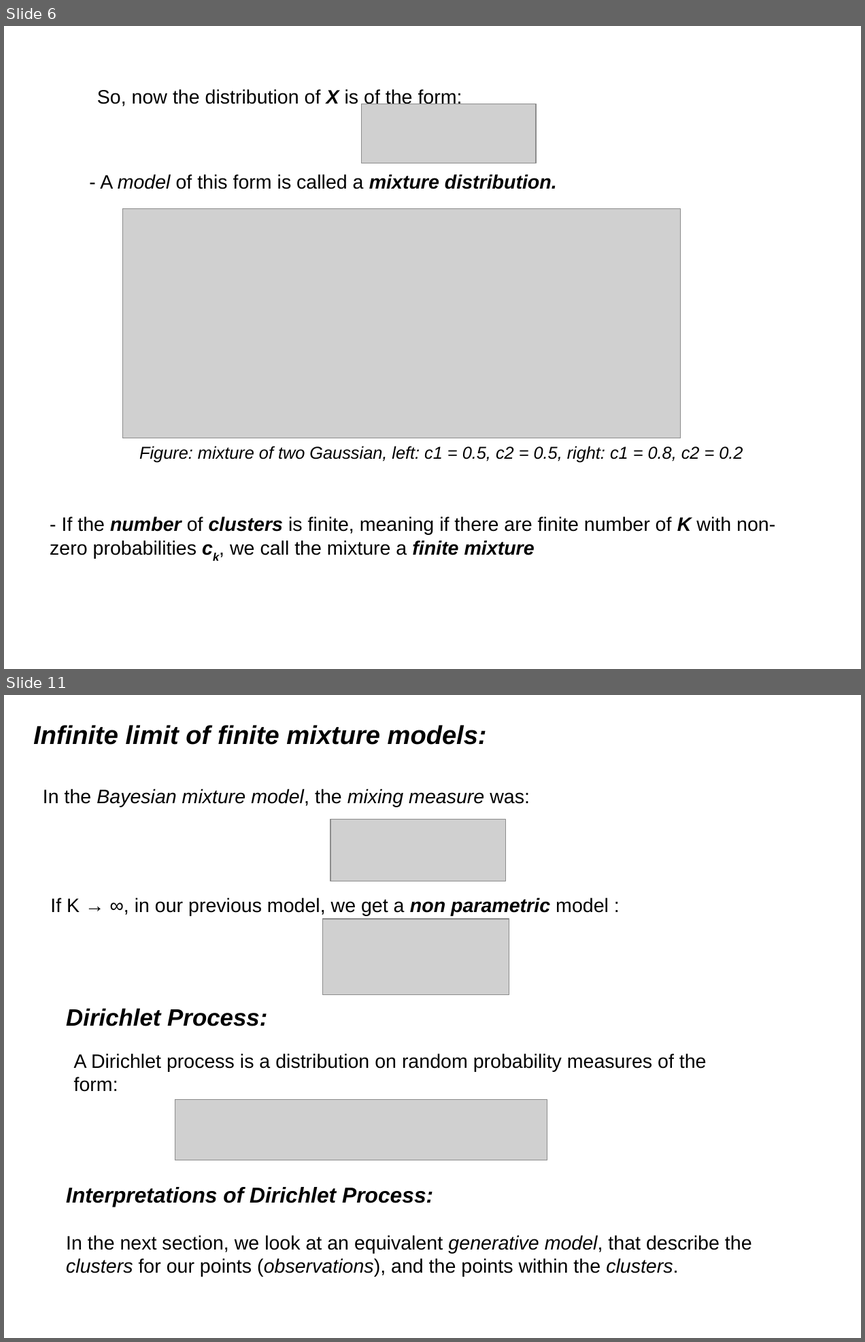
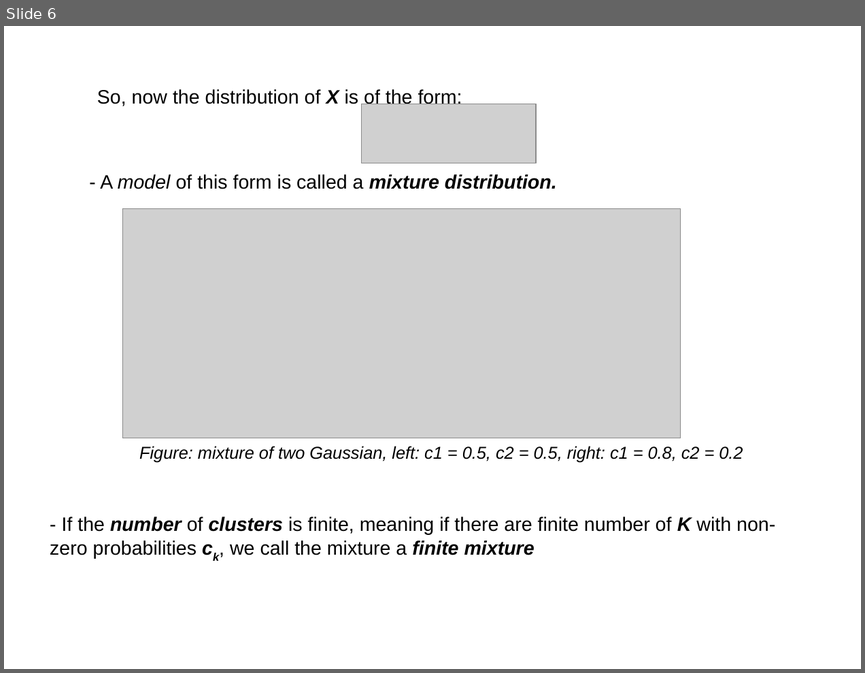
Before and after one commit to afcarl/Dirichlet_Processes, a slide deck: version_2.odp. Shown one above the other, each under a label of ours: slides 6 and 11 before the commit, slide 6 after it; the slides between them are not shown. The pictures are 865x1342 and 865x673 pixels, drawn with LibreOffice and Linux fonts; fonts in the diff are those of the drawing; grey boxes stand for pictures. Boxes give left, top, right and bottom in pixels: in the first picture for what was removed or moved away, otherwise in the second. Text is boxed around its words. In the diff, an @@ line names an element or a change of style, - is before the commit and + after.

```diff
--- a/version_2.odp
+++ b/version_2.odp
@@ slide 11 removed at [4,695,861,1338], background #FFFFFF @@
@@ title removed at [33,725,487,745] @@
-Infinite limit of finite mixture models:
@@ text removed at [43,789,530,807] @@
-In the Bayesian mixture model, the mixing measure was:
@@ picture removed at [330,819,507,881] @@
@@ text removed at [50,898,609,916] @@
-If K → ∞, in our previous model, we get a non parametric model :
@@ picture removed at [323,919,509,995] @@
@@ text removed at [66,1008,267,1026] @@
-Dirichlet Process:
@@ text removed at [74,1053,706,1091] @@
-A Dirichlet process is a distribution on random probability measures of the form:
@@ picture removed at [175,1100,547,1160] @@
@@ text removed at [66,1187,752,1276] @@
-Interpretations of Dirichlet Process:
-In the next section, we look at an equivalent generative model, that describe the clusters for our points (observations), and the points within the clusters.
```
Also in this commit, not shown: 4 slides changed, 4 slides added.
